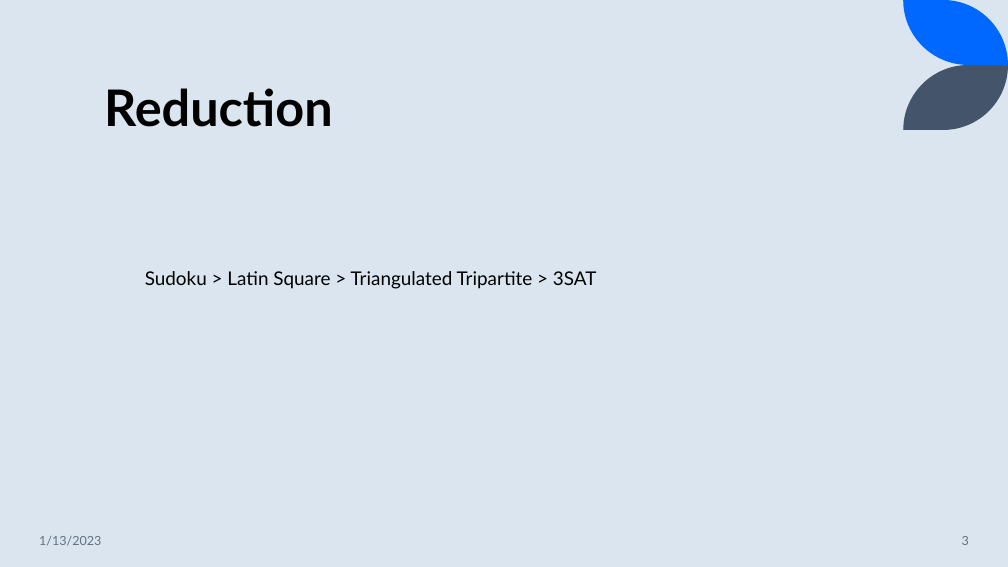
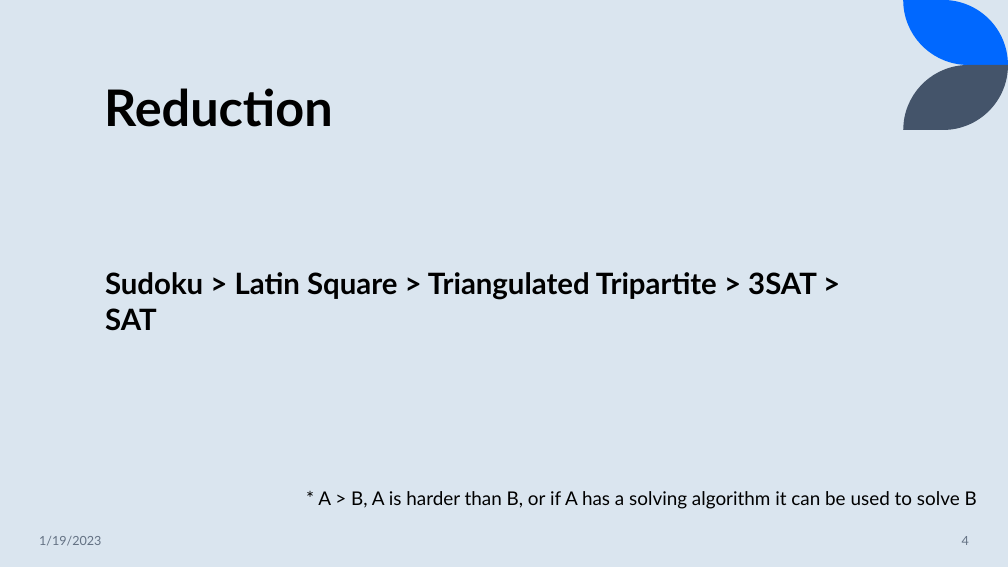
Before and after one commit to EveRoutledge/sudoku, a slide deck: slide 4 of SudokuPresentation.pptx (slide 3 before the commit). Drawn at 1008x567 pixels with LibreOffice and Linux fonts; fonts in the diff are those of the drawing. Boxes give left, top, right and bottom in pixels: in the first picture for what was removed or moved away, otherwise in the second. Text is boxed around its words. In the diff, an @@ line names an element or a change of style, - is before the commit and + after.

Commit message:
presentation

```diff
--- a/SudokuPresentation.pptx
+++ b/SudokuPresentation.pptx
@@ text at [105, 272, 817, 331]: text changed; size 18 to 28 pt; bold on @@
-Sudoku > Latin Square > Triangulated Tripartite > 3SAT
+Sudoku > Latin Square > Triangulated Tripartite > 3SAT > SAT
@@ text added at [318, 491, 977, 509], 18 pt, text #000000 @@
+* A > B, A is harder than B, or if A has a solving algorithm it can be used to solve B
@@ text at [39, 536, 101, 546]: text changed @@
-1/13/2023
+1/19/2023
@@ page number at [962, 536, 969, 545]: text changed @@
-3
+4
```
Also in this commit, not shown: 1 other slide changed, 8 slides added, 1 slide removed, 6 other files.
